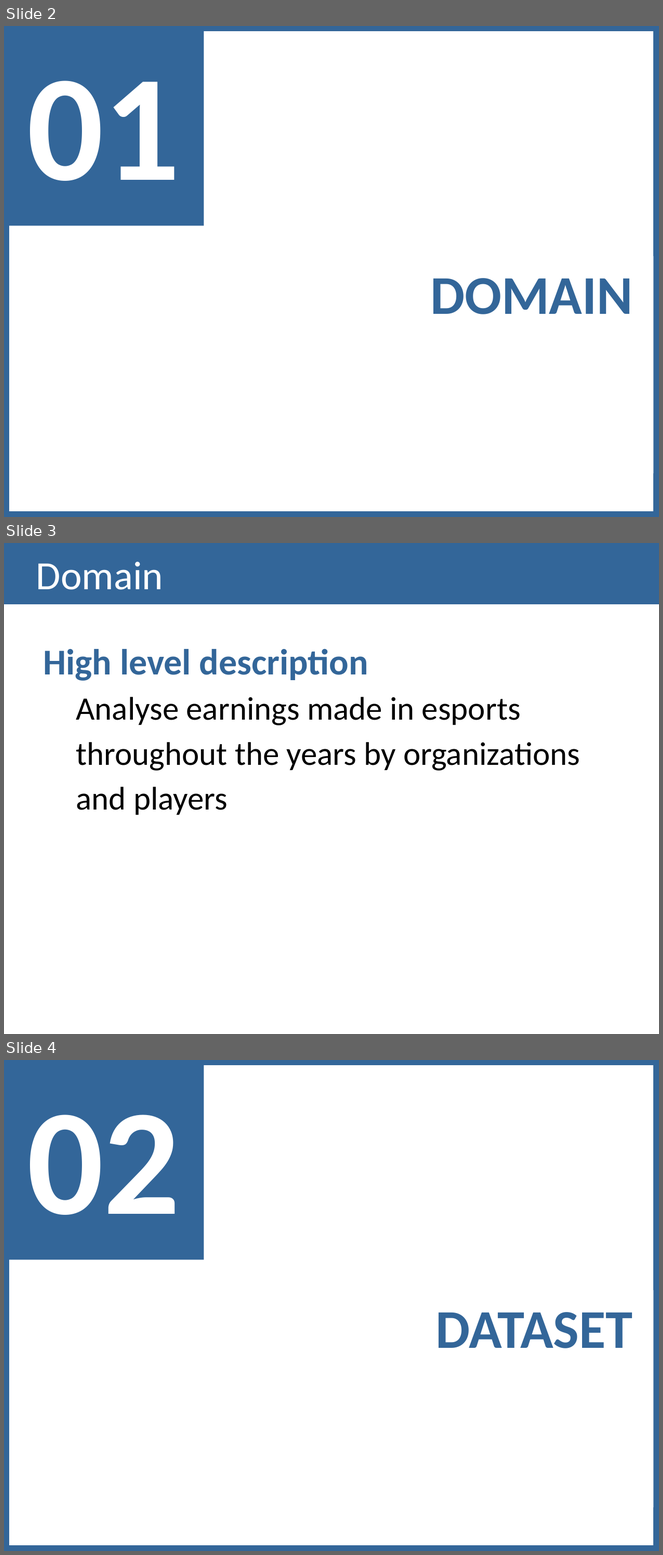
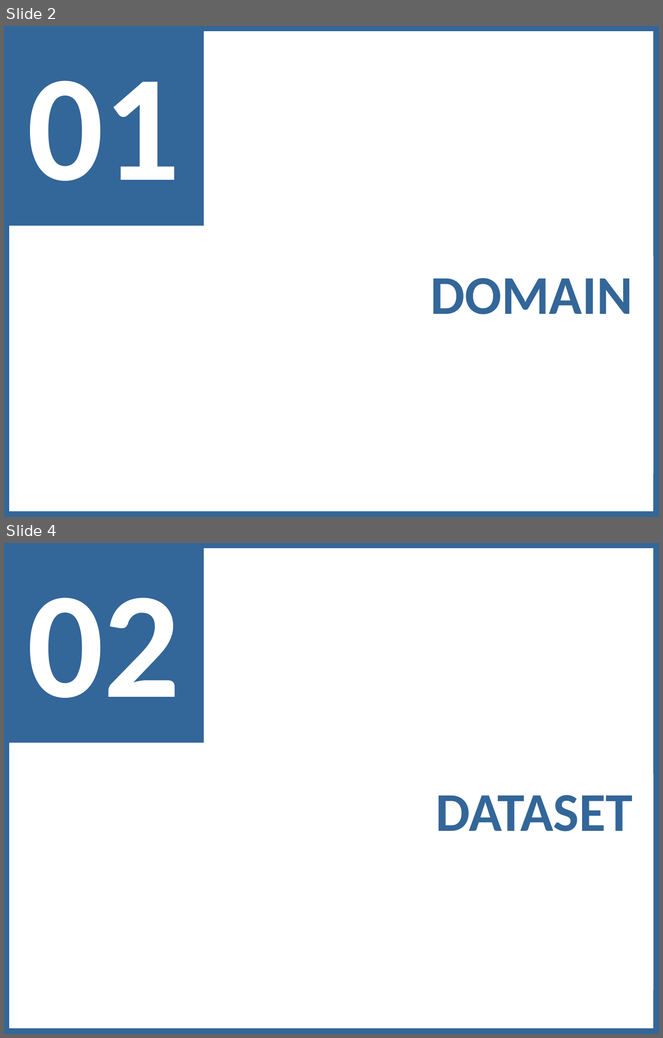
Before and after one commit to lucasrafael98/IV1819-esports, a slide deck: Documentation/Checkpoint I - Presentation.pptx. Shown one above the other, each under a label of ours: slides 2, 3 and 4 before the commit, slides 2 and 4 after it; the slides between them are not shown. The pictures are 663x1555 and 663x1038 pixels, drawn with LibreOffice and Linux fonts; fonts in the diff are those of the drawing. Boxes give left, top, right and bottom in pixels: in the first picture for what was removed or moved away, otherwise in the second. Text is boxed around its words. In the diff, an @@ line names an element or a change of style, - is before the commit and + after.

```diff
--- a/Documentation/Checkpoint I - Presentation.pptx
+++ b/Documentation/Checkpoint I - Presentation.pptx
@@ slide 3 removed at [4, 543, 659, 1034], background #FFFFFF @@
@@ rectangle removed at [4, 543, 659, 604] @@
-Domain
@@ text removed at [43, 649, 580, 815] @@
-High level description
-Analyse earnings made in esports
-throughout the years by organizations
-and players
```
Also in this commit, not shown: 5 slides changed, 1 slide added, 1 other file.
